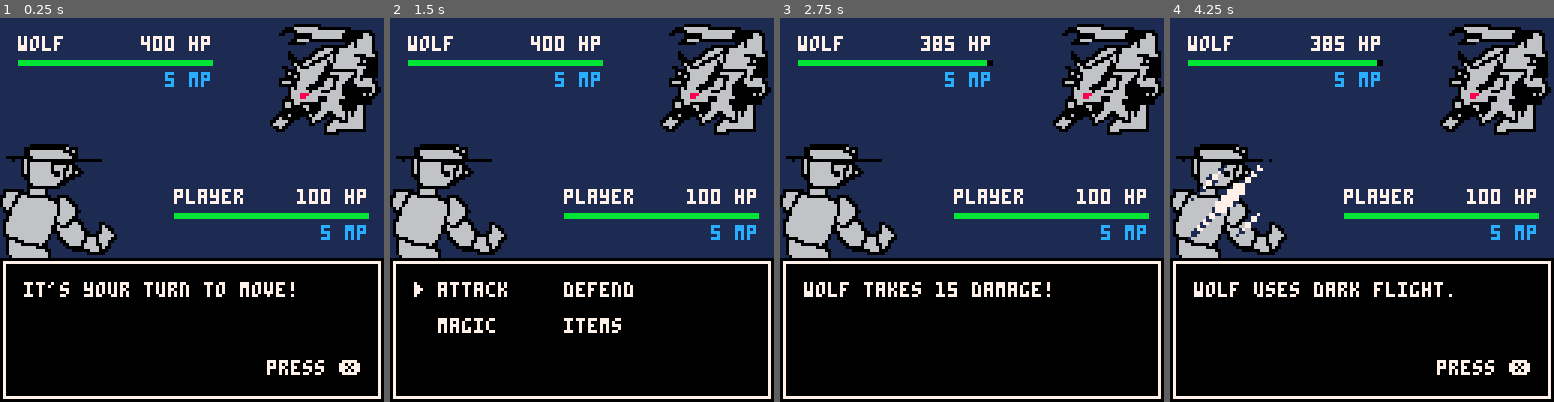
Above: before the commit, frames 1-4 (left to right).
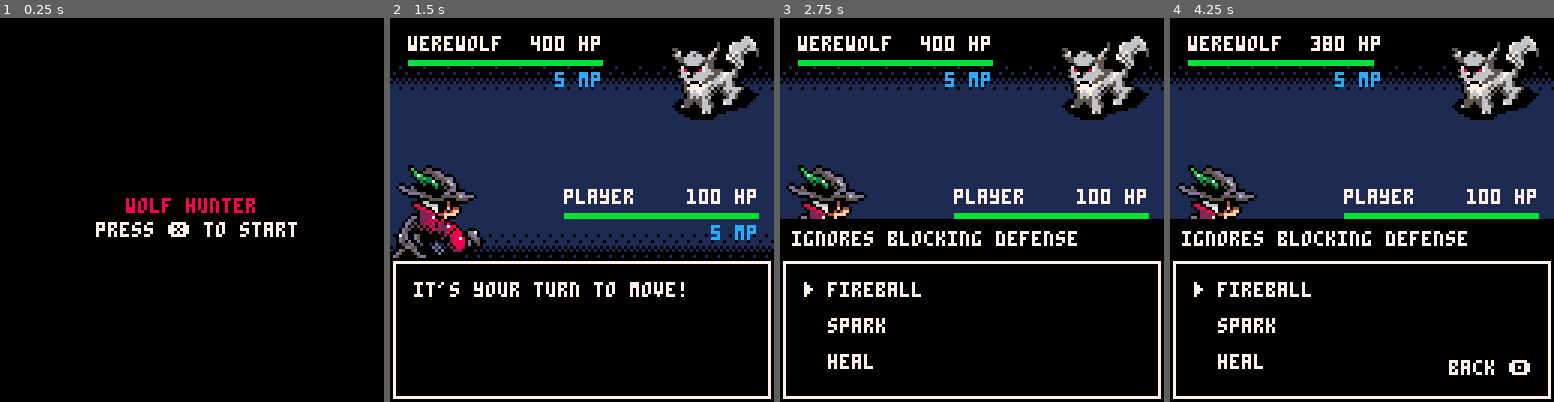
Above: after the commit, the same moments.

Repository: pixegami/wolfhunter
Game: PICO-8 cartridge moonshot.p8
The game is run twice, just before and just after one commit, with the same random seed, the same clock (stepped at 60 frames per second) and the same inputs.
Inputs:
- Up to frame 1 (0.25 s): no input
- Up to frame 2 (1.5 s): tap O (Z key) at 0.33, 0.7, 1.43 s; tap X (X key) at 1.07 s
- Up to frame 3 (2.75 s): hold Left 1.97-2.37 s; tap X (X key) at 2.07, 2.4, 2.73 s; tap O (Z key) at 2.22 s; hold Down from 2.42 s (still down)
- Up to frame 4 (4.25 s): release Down at 2.82 s; hold Right 2.87-3.53 s; tap X (X key) every 0.33 s from 3.07 to 4.07 s; tap O (Z key) at 3.1, 3.98 s; hold Up 3.58-4.08 s; hold Right from 4.13 s (still down)

The runs differ from the first frame. In frame 1, 61% of the frame differs, in the area x 0-100%, y 0-100%; in frame 2, 25%; in frame 3, 30%; in frame 4, 30%.

Commit message:
Added index, and 'WolfHunter" font

Diff:
--- a/moonshot.p8
+++ b/moonshot.p8
@@ -23,7 +23,7 @@
   local player = new_unit("player", 100, player_events, player_items)
 
   -- create enemy unit
-  local enemy = new_unit("wolf", 400, {"slash", "dark charge", "strong defend", "raging strike", "ravage", "cleave"})
+  local enemy = new_unit("werewolf", 400, {"slash", "dark charge", "strong defend", "raging strike", "ravage", "cleave"})
 
   local state = {
     player = player,
@@ -321,7 +321,7 @@
 function new_heal_event(name, unit, value)
   local event = new_info_event(unit.name.." uses "..name..".", true)
   event.action = function(this)
-
+    sfx(1)
     unit.vfx_animation = new_heal_vfx_animation("green")
 
     -- heal status effects
@@ -431,7 +431,7 @@
     end
 
     -- resolve wolf immunity
-    if target.name == "wolf" and damage > target.hp and name ~= "silver knife" then
+    if target.name == "werewolf" and damage > target.hp and name ~= "silver knife" then
       damage = min(target.hp - 1, damage)
       if damage == 0 then
         local immune_event = new_info_event(target.name.." cannot be killed by "..name.."!", true)
@@ -515,7 +515,7 @@
 function new_end_combat_event(unit_name) -- who was defeated?
   local event = new_event("end_combat", "", true)
   event.action = function(this)
-    if unit_name == "wolf" then
+    if unit_name == "werewolf" then
       global_scene = new_victory_scene():init()
     else
       global_scene = new_gameover_scene():init()
@@ -649,7 +649,14 @@
   end
 
   scene.draw = function(this)
-    cls(1)
+    cls(0)
+
+    -- if we don't have an 'event' we can't draw anything.
+    if not event then return end
+
+    -- draw background
+    map(0, 0, 0, 0)
+
     draw_narrator_box()
     draw_units()
 
@@ -704,12 +711,12 @@
   scene.draw = function(this)
     cls(0)
     print_x_centered("victory", 60, 11)
-    print_x_centered("you have defeated the wolf!", 68, 7)
+    print_x_centered("you have defeated the monster!", 68, 7)
   end
 
   scene.update = function(this)
     -- reset to the combat scene.
-    if btnp(5) then global_scene = new_combat_scene():init() end
+    if btnp(5) then global_scene = new_splash_scene():init() end
   end
 
   return scene
@@ -726,6 +733,27 @@
     cls(0)
     print_x_centered("gameover", 60, 8)
     print_x_centered("you have lost!", 68, 7)
+  end
+
+  scene.update = function(this)
+    -- reset to the combat scene.
+    if btnp(5) then global_scene = new_splash_scene():init() end
+  end
+
+  return scene
+end
+
+function new_splash_scene()
+  local scene = {}
+
+  scene.init = function(this)
+    return this
+  end
+
+  scene.draw = function(this)
+    cls(0)
+    print_x_centered("wolf hunter", 60, 8)
+    print_x_centered("press ❎ to start", 68, 7)
   end
 
   scene.update = function(this)
@@ -1054,8 +1082,8 @@
 
   local text_color = 7
 
-  rectfill(pos_x, pos_y, pos_x + status_box_width, pos_y + status_box_height, 1)
-  rect(pos_x, pos_y, pos_x + status_box_width, pos_y + status_box_height, 1)
+  -- rectfill(pos_x, pos_y, pos_x + status_box_width, pos_y + status_box_height, 1)
+  -- rect(pos_x, pos_y, pos_x + status_box_width, pos_y + status_box_height, 1)
 
   local x_cursor = pos_x + box_pad
   local y_cursor = pos_y + box_pad
@@ -1084,7 +1112,7 @@
   local spr_size = spr_blocks * 8
 
   palt(0, false)
-  palt(7, true)
+  palt(12, true)
   is_visible = true
 
   if is_inverted then
@@ -1112,7 +1140,7 @@
 
   -- draw the unit and reset the palettes
   local spr_id = 1
-  if unit.name == "wolf" then spr_id = 132 end
+  if unit.name == "werewolf" then spr_id = 132 end
   if is_visible then spr(spr_id, anim_spr_x, anim_spr_y, spr_blocks, spr_blocks) end -- draw player sprite
   pal() -- reset palette
 
@@ -1138,7 +1166,7 @@
 
 function _init()
   -- initialize scenes
-  global_scene = new_combat_scene():init()
+  global_scene = new_splash_scene():init()
 end
 
 function _update()
@@ -1257,3 +1285,146 @@
 
 
 
+…(128 lines of a section not shown)…
+__map__
+1f1f1f1f1f1f1f1f1f1f1f1f1f1f1f1f00000000000000000000000000000000000000000000000000000000000000000000000000000000000000000000000000000000000000000000000000000000000000000000000000000000000000000000000000000000000000000000000000000000000000000000000000000000
+1f1f1f1f1f1f1f1f1f1f1f1f1f1f1f1f00000000000000000000000000000000000000000000000000000000000000000000000000000000000000000000000000000000000000000000000000000000000000000000000000000000000000000000000000000000000000000000000000000000000000000000000000000000
+0f0f0f0f0f0f0f0f0f0f0f0f0f0f0f0f00000000000000000000000000000000000000000000000000000000000000000000000000000000000000000000000000000000000000000000000000000000000000000000000000000000000000000000000000000000000000000000000000000000000000000000000000000000
+0e0e0e0e0e0e0e0e0e0e0e0e0e0e0e0e00000000000000000000000000000000000000000000000000000000000000000000000000000000000000000000000000000000000000000000000000000000000000000000000000000000000000000000000000000000000000000000000000000000000000000000000000000000
+0e0e0e0e0e0e0e0e0e0e0e0e0e0e0e0e00000000000000000000000000000000000000000000000000000000000000000000000000000000000000000000000000000000000000000000000000000000000000000000000000000000000000000000000000000000000000000000000000000000000000000000000000000000
+0e0e0e0e0e0e0e0e0e0e0e0e0e0e0e0e00000000000000000000000000000000000000000000000000000000000000000000000000000000000000000000000000000000000000000000000000000000000000000000000000000000000000000000000000000000000000000000000000000000000000000000000000000000
+0e0e0e0e0e0e0e0e0e0e0e0e0e0e0e0e00000000000000000000000000000000000000000000000000000000000000000000000000000000000000000000000000000000000000000000000000000000000000000000000000000000000000000000000000000000000000000000000000000000000000000000000000000000
+0e0e0e0e0e0e0e0e0e0e0e0e0e0e0e0e00000000000000000000000000000000000000000000000000000000000000000000000000000000000000000000000000000000000000000000000000000000000000000000000000000000000000000000000000000000000000000000000000000000000000000000000000000000
+0e0e0e0e0e0e0e0e0e0e0e0e0e0e0e0e00000000000000000000000000000000000000000000000000000000000000000000000000000000000000000000000000000000000000000000000000000000000000000000000000000000000000000000000000000000000000000000000000000000000000000000000000000000
+3f3f3f3f3f3f3f3f3f3f3f3f3f3f3f3f00000000000000000000000000000000000000000000000000000000000000000000000000000000000000000000000000000000000000000000000000000000000000000000000000000000000000000000000000000000000000000000000000000000000000000000000000000000
+…(4 lines of a section not shown)…
Not shown, changed: 216 lines of the sprite sheet (__gfx__) section of moonshot.p8
Not shown, changed: the thumbnail (__label__) section of moonshot.p8
Not shown, changed: the sound effects (__sfx__) section of moonshot.p8
